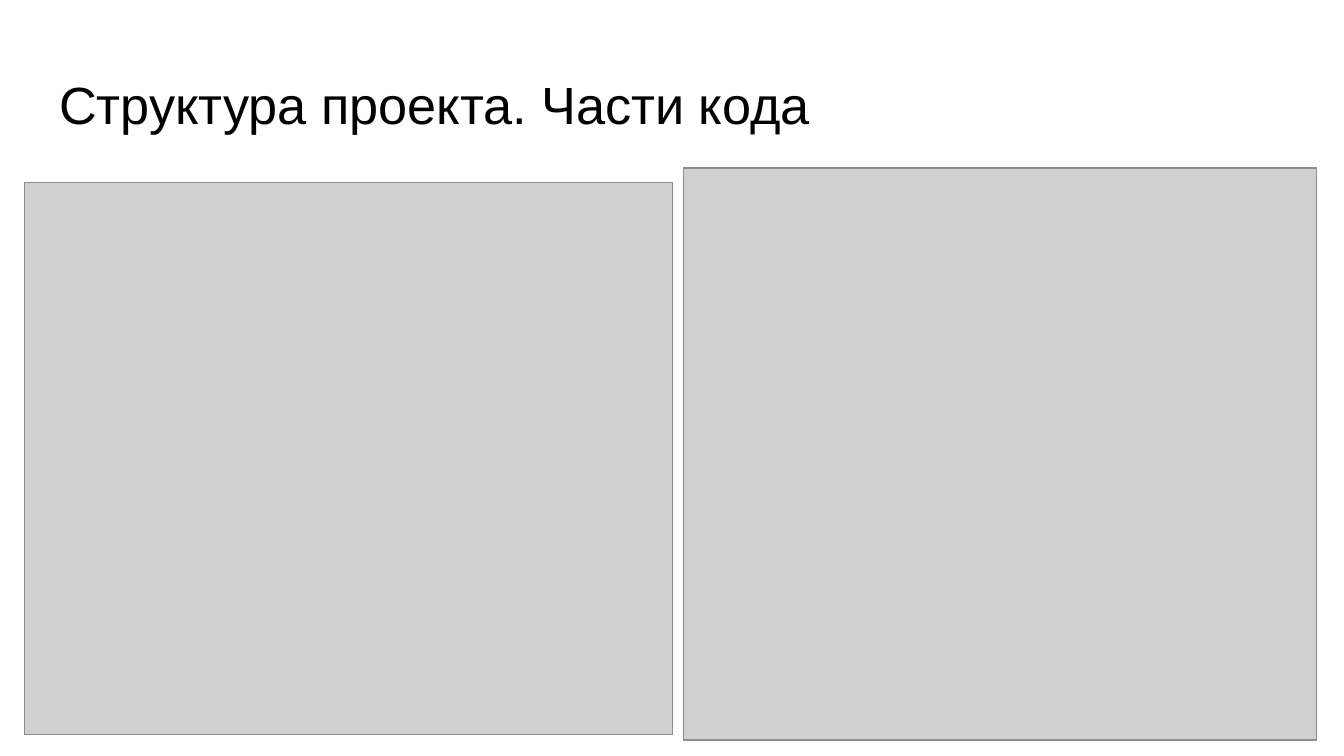
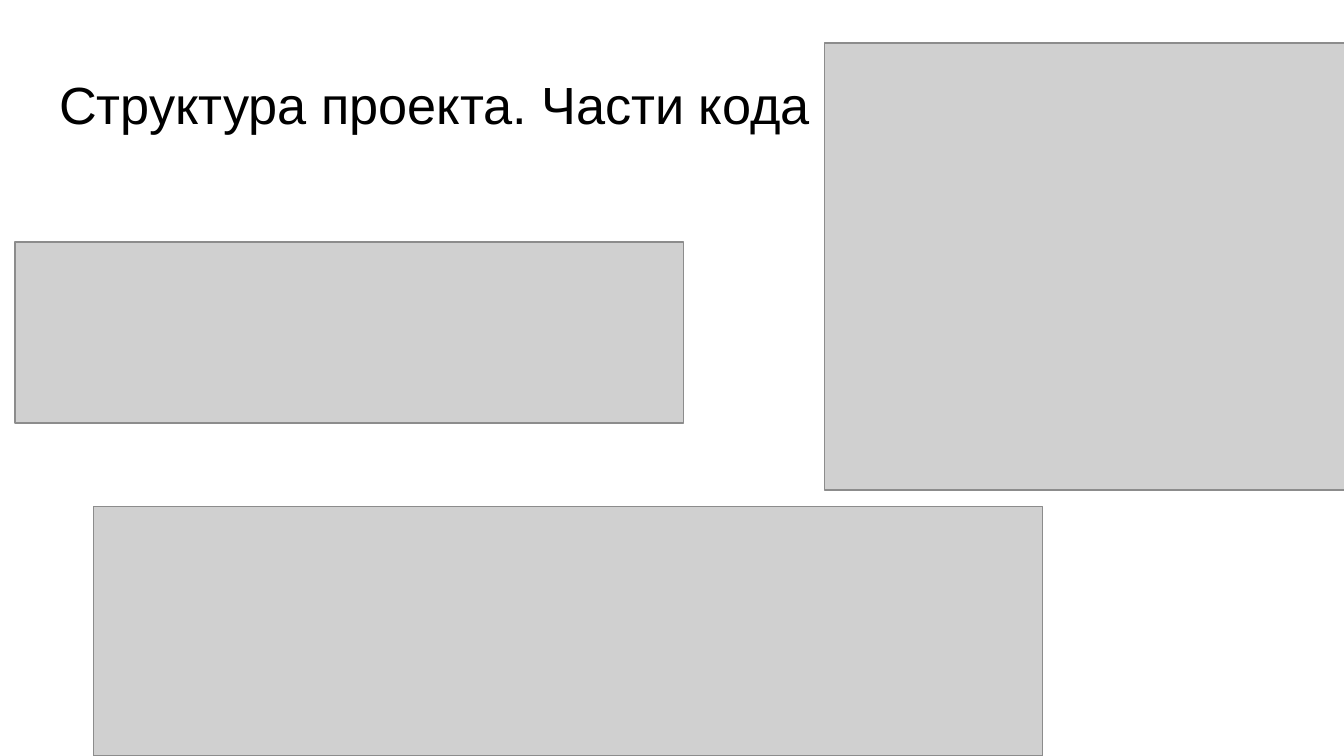
Before and after one commit to Mooro869/Dungeon_GameBOT, a slide deck: slide 3 of Презентация Dungeon Game.odp. Drawn at 1344x756 pixels with LibreOffice and Linux fonts; fonts in the diff are those of the drawing; grey boxes stand for pictures. Boxes give left, top, right and bottom in pixels: in the first picture for what was removed or moved away, otherwise in the second. Text is boxed around its words. In the diff, an @@ line names an element or a change of style, - is before the commit and + after.

```diff
--- a/Презентация Dungeon Game.odp
+++ b/Презентация Dungeon Game.odp
@@ picture: place and size @@
-picture at box(684, 168, 1317, 741)
+picture at box(824, 43, 1344, 491)
@@ picture: place and size @@
-picture at box(24, 183, 672, 735)
+picture at box(15, 242, 683, 423)
@@ picture added at box(94, 507, 1043, 756) @@
```
Also in this commit, not shown: 1 other slide changed, 1 other file.
